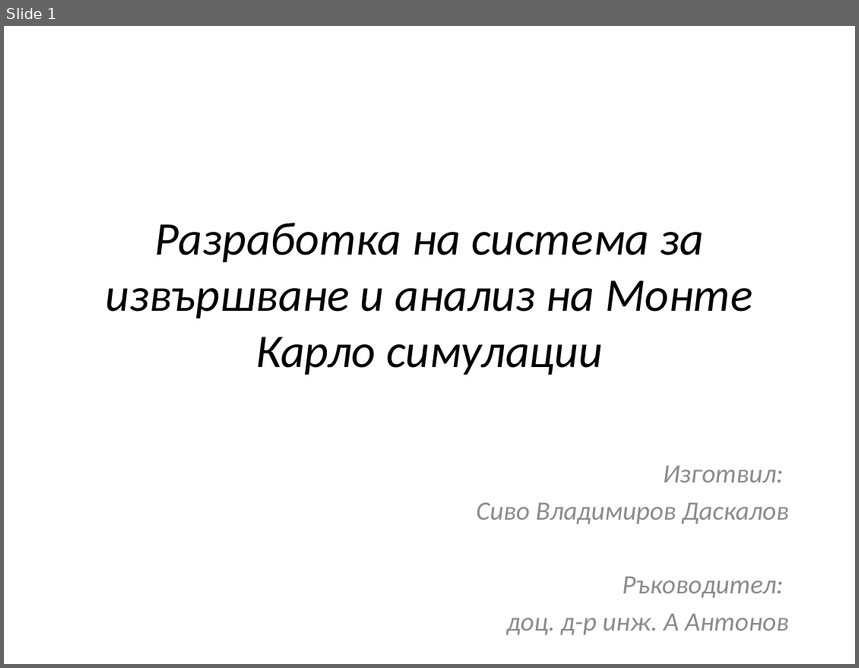
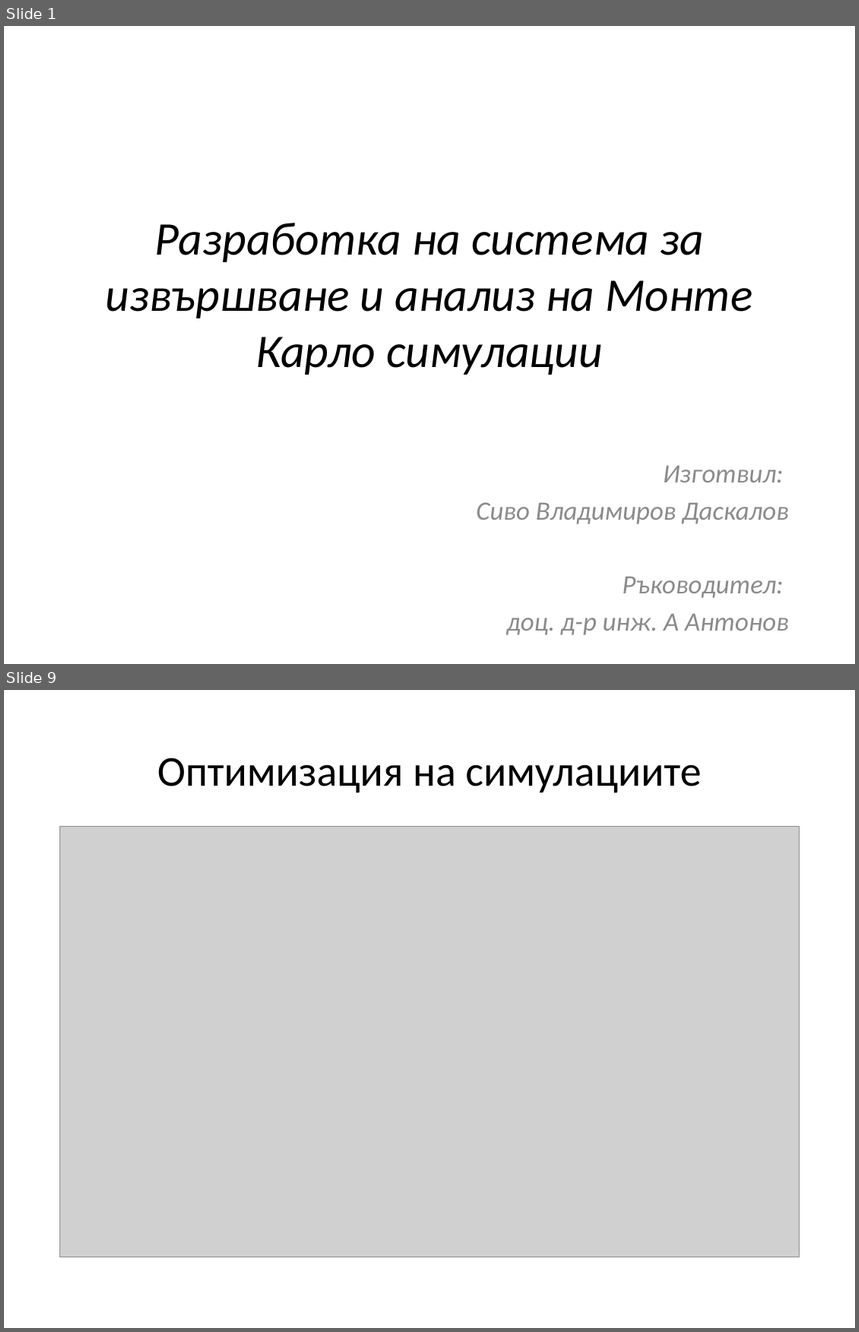
Before and after one commit to SivoDaskalov/Monte-Carlo-Debugger, a slide deck: documentation/src/main/resources/Monte Carlo Simulation Debugger.pptx. Shown one above the other, each under a label of ours: slide 1 before the commit, slides 1 and 9 after it; the slides between them are not shown. The pictures are 859x668 and 859x1332 pixels, drawn with LibreOffice and Linux fonts; fonts in the diff are those of the drawing; grey boxes stand for pictures. Boxes give left, top, right and bottom in pixels: in the first picture for what was removed or moved away, otherwise in the second. Text is boxed around its words. In the diff, an @@ line names an element or a change of style, - is before the commit and + after.

```diff
--- a/documentation/src/main/resources/Monte Carlo Simulation Debugger.pptx
+++ b/documentation/src/main/resources/Monte Carlo Simulation Debugger.pptx
@@ slide 9 added at <box>4,690,855,1328</box>, background #FFFFFF @@
@@ title added at <box>158,758,701,793</box>, 36 pt, text #000000 @@
+Оптимизация на симулациите
@@ picture added at <box>60,827,799,1258</box> @@
```
Also in this commit, not shown: 2 slides changed, 5 other slides added, 10 other files.
